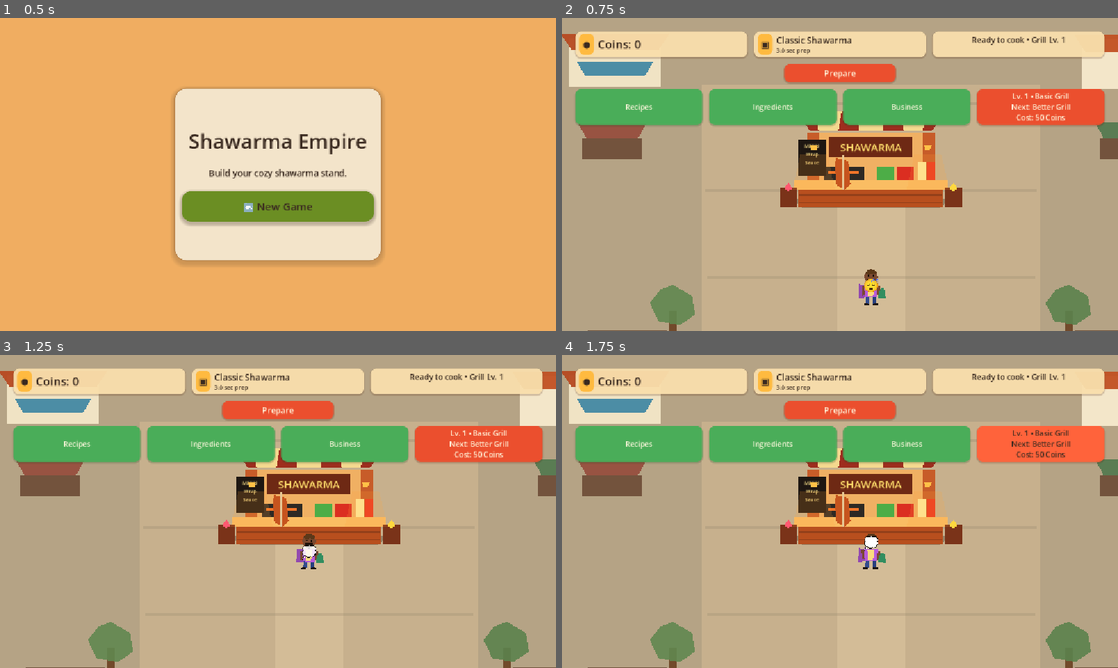
Above: before the commit, frames 1-4 (two rows, left to right).
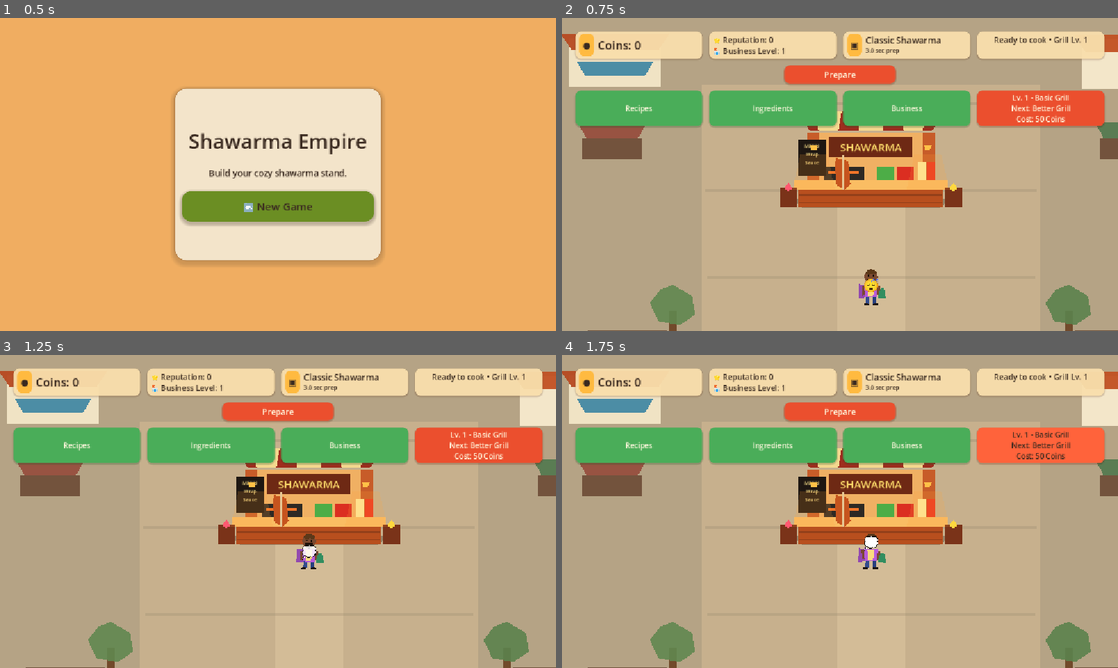
Above: after the commit, the same moments.

Repository: pyto159/ShawarmaEmpire
Game: Godot game, scene res://Scenes/MainMenu.tscn
Same seed, same stepped clock (60 frames per second), same inputs: the game is played once before the commit and once after it.
Inputs:
- Up to frame 1 (0.5 s): no input
- Up to frame 2 (0.75 s): click "🆕 New Game" at 0.5 s
- Up to frame 3 (1.25 s): no input
- Up to frame 4 (1.75 s): click "Lv. 1 • Basic Grill Next: Bet…" at 1.25 s

Frame 1 is identical in both runs. In frame 2, 4.8% of the frame differs, in the area x 2-98%, y 4-36%; in frame 3, 4.8%; in frame 4, 4.8%.

Commit message:
Add business reputation progression

Diff:
--- a/shawarma-empire/Managers/GameManager.gd
+++ b/shawarma-empire/Managers/GameManager.gd
@@ -15,6 +15,8 @@
 const SAVE_KEY_UNLOCKED_RECIPES: String = "unlocked_recipes"
 const SAVE_KEY_UNLOCKED_INGREDIENTS: String = "unlocked_ingredients"
 const SAVE_KEY_PURCHASED_KIOSK_UPGRADES: String = "purchased_kiosk_upgrades"
+const SAVE_KEY_REPUTATION: String = "reputation"
+const SAVE_KEY_BUSINESS_LEVEL: String = "business_level"
 const SAVE_KEY_GAME_VERSION: String = "game_version"
 const GAME_VERSION: String = "0.8.0"
 const FAVORITE_RECIPE_REWARD_MULTIPLIER: float = 1.25
@@ -31,6 +33,7 @@
 	purchased_upgrade_ids.clear()
 	IngredientManager.reset_to_defaults()
 	KioskUpgradeManager.reset_to_defaults()
+	ReputationManager.reset_to_defaults()
 	set_grill_level(DEFAULT_GRILL_LEVEL)
 	recipes_changed.emit()
 
@@ -150,6 +153,8 @@
 		SAVE_KEY_UNLOCKED_RECIPES: _get_available_recipe_save_paths(),
 		SAVE_KEY_UNLOCKED_INGREDIENTS: IngredientManager.get_unlocked_ingredient_ids(),
 		SAVE_KEY_PURCHASED_KIOSK_UPGRADES: KioskUpgradeManager.get_save_data(),
+		SAVE_KEY_REPUTATION: ReputationManager.reputation,
+		SAVE_KEY_BUSINESS_LEVEL: ReputationManager.business_level,
 		SAVE_KEY_GAME_VERSION: GAME_VERSION,
 	}
 
@@ -161,6 +166,7 @@
 	_apply_purchased_upgrade_save_ids(save_data.get(SAVE_KEY_PURCHASED_UPGRADES, []))
 	IngredientManager.apply_unlocked_ingredient_ids(save_data.get(SAVE_KEY_UNLOCKED_INGREDIENTS, []))
 	KioskUpgradeManager.apply_save_data(save_data.get(SAVE_KEY_PURCHASED_KIOSK_UPGRADES, []))
+	ReputationManager.apply_save_data(save_data.get(SAVE_KEY_REPUTATION, ReputationManager.STARTING_REPUTATION), save_data.get(SAVE_KEY_BUSINESS_LEVEL, ReputationManager.STARTING_BUSINESS_LEVEL))
 	_apply_grill_level_save_data(save_data)
 
 
--- /dev/null
+++ b/shawarma-empire/Managers/ReputationManager.gd
@@ -0,0 +1,95 @@
+extends Node
+
+signal reputation_changed(reputation: int, business_level: int, amount_added: int)
+signal business_level_changed(business_level: int)
+
+const STARTING_REPUTATION: int = 0
+const STARTING_BUSINESS_LEVEL: int = 1
+const REPUTATION_PER_SERVED_CUSTOMER: int = 1
+const RARE_ORDER_REPUTATION_BONUS: int = 2
+const FAVORITE_RECIPE_REPUTATION_BONUS: int = 2
+const LEVEL_2_REPUTATION: int = 25
+const LEVEL_3_REPUTATION: int = 75
+const LEVEL_4_REPUTATION: int = 150
+const LEVEL_5_REPUTATION: int = 300
+const LEVEL_2_QUEUE_SLOT_BONUS: int = 1
+const LEVEL_3_RARE_ORDER_CHANCE_BONUS: float = 0.05
+const LEVEL_4_SPAWN_RATE_BONUS: float = 0.10
+const DEFAULT_QUEUE_SLOT_BONUS: int = 0
+const DEFAULT_RARE_ORDER_CHANCE_BONUS: float = 0.0
+const DEFAULT_SPAWN_RATE_MULTIPLIER: float = 1.0
+
+var reputation: int = STARTING_REPUTATION
+var business_level: int = STARTING_BUSINESS_LEVEL
+
+
+func reset_to_defaults() -> void:
+	reputation = STARTING_REPUTATION
+	business_level = STARTING_BUSINESS_LEVEL
+	reputation_changed.emit(reputation, business_level, 0)
+
+
+func add_reputation(amount: int) -> void:
+	if amount <= 0:
+		return
+
+	var previous_level: int = business_level
+	reputation += amount
+	business_level = get_business_level_for_reputation(reputation)
+	reputation_changed.emit(reputation, business_level, amount)
+	if business_level > previous_level:
+		business_level_changed.emit(business_level)
+	SaveManager.queue_save_game()
+
+
+func add_order_reputation(order: Order, customer: Customer) -> int:
+	if order == null:
+		return 0
+
+	var amount: int = REPUTATION_PER_SERVED_CUSTOMER
+	if order.is_rare:
+		amount += RARE_ORDER_REPUTATION_BONUS
+	if customer != null and customer.is_favorite_order(order):
+		amount += FAVORITE_RECIPE_REPUTATION_BONUS
+	add_reputation(amount)
+	return amount
+
+
+func apply_save_data(saved_reputation: Variant, _saved_business_level: Variant) -> void:
+	reputation = max(int(saved_reputation), STARTING_REPUTATION)
+	business_level = get_business_level_for_reputation(reputation)
+	reputation_changed.emit(reputation, business_level, 0)
+
+
+func get_business_level_for_reputation(value: int) -> int:
+	if value >= LEVEL_5_REPUTATION:
+		return 5
+	if value >= LEVEL_4_REPUTATION:
+		return 4
+	if value >= LEVEL_3_REPUTATION:
+		return 3
+	if value >= LEVEL_2_REPUTATION:
+		return 2
+	return STARTING_BUSINESS_LEVEL
+
+
+func get_queue_slot_bonus() -> int:
+	if business_level >= 2:
+		return LEVEL_2_QUEUE_SLOT_BONUS
+	return DEFAULT_QUEUE_SLOT_BONUS
+
+
+func get_rare_order_chance_bonus() -> float:
+	if business_level >= 3:
+		return LEVEL_3_RARE_ORDER_CHANCE_BONUS
+	return DEFAULT_RARE_ORDER_CHANCE_BONUS
+
+
+func get_customer_spawn_rate_multiplier() -> float:
+	if business_level >= 4:
+		return DEFAULT_SPAWN_RATE_MULTIPLIER + LEVEL_4_SPAWN_RATE_BONUS
+	return DEFAULT_SPAWN_RATE_MULTIPLIER
+
+
+func has_future_content_hook() -> bool:
+	return business_level >= 5
--- a/shawarma-empire/Scenes/Main.gd
+++ b/shawarma-empire/Scenes/Main.gd
@@ -43,7 +43,7 @@
 		push_error("Main scene is missing a CustomerQueue reference.")
 		return
 
-	customer_queue.queue_capacity = queue_capacity
+	customer_queue.queue_capacity = _get_total_queue_capacity()
 	customer_queue.collect_child_queue_points()
 	if not customer_queue.reservation_created.is_connected(_on_queue_changed):
 		customer_queue.reservation_created.connect(_on_queue_changed)
@@ -85,6 +85,8 @@
 		GameManager.recipes_changed.connect(_on_recipes_changed)
 	if not KioskUpgradeManager.kiosk_upgrades_changed.is_connected(_on_kiosk_upgrades_changed):
 		KioskUpgradeManager.kiosk_upgrades_changed.connect(_on_kiosk_upgrades_changed)
+	if not ReputationManager.business_level_changed.is_connected(_on_business_level_changed):
+		ReputationManager.business_level_changed.connect(_on_business_level_changed)
 
 
 func _on_spawn_timer_timeout() -> void:
@@ -165,8 +167,22 @@
 	_apply_customer_patience_bonus()
 
 
+func _on_business_level_changed(_business_level: int) -> void:
+	_configure_customer_queue()
+	_update_spawn_timer_wait_time()
+	call_deferred("_try_spawn_customer")
+
+
 func _update_spawn_timer_wait_time() -> void:
-	_spawn_timer.wait_time = max(spawn_interval / KioskUpgradeManager.get_customer_spawn_rate_multiplier(), 0.1)
+	_spawn_timer.wait_time = max(spawn_interval / _get_total_spawn_rate_multiplier(), 0.1)
+
+
+func _get_total_spawn_rate_multiplier() -> float:
+	return KioskUpgradeManager.get_customer_spawn_rate_multiplier() * ReputationManager.get_customer_spawn_rate_multiplier()
+
+
+func _get_total_queue_capacity() -> int:
+	return queue_capacity + ReputationManager.get_queue_slot_bonus()
 
 
 func _apply_customer_patience_bonus() -> void:
@@ -227,7 +243,9 @@
 		var bonus_label: String = FAVORITE_FEEDBACK_TEXT if served_customer.is_favorite_order(order) else ""
 		game_hud.show_coin_feedback(earned_coins, bonus_label)
 		_show_floating_coin_feedback(served_customer.global_position, earned_coins)
-		SaveManager.queue_save_game()
+
+	ReputationManager.add_order_reputation(order, served_customer)
+	SaveManager.queue_save_game()
 
 	_update_active_customer()
 
--- a/shawarma-empire/Scenes/UI/GameHUD.tscn
+++ b/shawarma-empire/Scenes/UI/GameHUD.tscn
@@ -139,15 +139,16 @@
 text = "0"
 vertical_alignment = 1
 
-[node name="OrderPanel" type="PanelContainer" parent="Content/TopRow"]
-mouse_filter = 2
-unique_name_in_owner = true
-custom_minimum_size = Vector2(230, 44)
+
+[node name="ReputationPanel" type="PanelContainer" parent="Content/TopRow"]
+mouse_filter = 2
+unique_name_in_owner = true
+custom_minimum_size = Vector2(184, 44)
 layout_mode = 2
 size_flags_horizontal = 3
 theme_override_styles/panel = SubResource("StyleBoxFlat_panel")
 
-[node name="OrderMargin" type="MarginContainer" parent="Content/TopRow/OrderPanel"]
+[node name="ReputationMargin" type="MarginContainer" parent="Content/TopRow/ReputationPanel"]
 mouse_filter = 2
 layout_mode = 2
 theme_override_constants/margin_left = 8
@@ -155,52 +156,32 @@
 theme_override_constants/margin_right = 8
 theme_override_constants/margin_bottom = 5
 
-[node name="OrderRow" type="HBoxContainer" parent="Content/TopRow/OrderPanel/OrderMargin"]
-mouse_filter = 2
-layout_mode = 2
-theme_override_constants/separation = 8
-
-[node name="RecipeIcon" type="PanelContainer" parent="Content/TopRow/OrderPanel/OrderMargin/OrderRow"]
-mouse_filter = 2
-unique_name_in_owner = true
-custom_minimum_size = Vector2(30, 30)
-layout_mode = 2
-theme_override_styles/panel = SubResource("StyleBoxFlat_icon")
-
-[node name="RecipeIconLabel" type="Label" parent="Content/TopRow/OrderPanel/OrderMargin/OrderRow/RecipeIcon"]
-mouse_filter = 2
-layout_mode = 2
-text = "▣"
-horizontal_alignment = 1
-vertical_alignment = 1
-
-[node name="OrderText" type="VBoxContainer" parent="Content/TopRow/OrderPanel/OrderMargin/OrderRow"]
-mouse_filter = 2
-layout_mode = 2
-size_flags_horizontal = 3
+[node name="ReputationText" type="VBoxContainer" parent="Content/TopRow/ReputationPanel/ReputationMargin"]
+mouse_filter = 2
+layout_mode = 2
 theme_override_constants/separation = 0
 
-[node name="OrderLabel" type="Label" parent="Content/TopRow/OrderPanel/OrderMargin/OrderRow/OrderText"]
-mouse_filter = 2
-unique_name_in_owner = true
-layout_mode = 2
-text = "Waiting"
-
-[node name="OrderTimeLabel" type="Label" parent="Content/TopRow/OrderPanel/OrderMargin/OrderRow/OrderText"]
-mouse_filter = 2
-unique_name_in_owner = true
-layout_mode = 2
-text = "No active order"
-
-[node name="StatusPanel" type="PanelContainer" parent="Content/TopRow"]
-mouse_filter = 2
-unique_name_in_owner = true
-custom_minimum_size = Vector2(154, 44)
+[node name="ReputationLabel" type="Label" parent="Content/TopRow/ReputationPanel/ReputationMargin/ReputationText"]
+mouse_filter = 2
+unique_name_in_owner = true
+layout_mode = 2
+text = "⭐ Reputation: 0"
+
+[node name="BusinessLevelLabel" type="Label" parent="Content/TopRow/ReputationPanel/ReputationMargin/ReputationText"]
+mouse_filter = 2
+unique_name_in_owner = true
+layout_mode = 2
+text = "🏪 Business Level: 1"
+
+[node name="OrderPanel" type="PanelContainer" parent="Content/TopRow"]
+mouse_filter = 2
+unique_name_in_owner = true
+custom_minimum_size = Vector2(230, 44)
 layout_mode = 2
 size_flags_horizontal = 3
 theme_override_styles/panel = SubResource("StyleBoxFlat_panel")
 
-[node name="StatusMargin" type="MarginContainer" parent="Content/TopRow/StatusPanel"]
+[node name="OrderMargin" type="MarginContainer" parent="Content/TopRow/OrderPanel"]
 mouse_filter = 2
 layout_mode = 2
 theme_override_constants/margin_left = 8
@@ -208,6 +189,59 @@
 theme_override_constants/margin_right = 8
 theme_override_constants/margin_bottom = 5
 
+[node name="OrderRow" type="HBoxContainer" parent="Content/TopRow/OrderPanel/OrderMargin"]
+mouse_filter = 2
+layout_mode = 2
+theme_override_constants/separation = 8
+
+[node name="RecipeIcon" type="PanelContainer" parent="Content/TopRow/OrderPanel/OrderMargin/OrderRow"]
+mouse_filter = 2
+unique_name_in_owner = true
+custom_minimum_size = Vector2(30, 30)
+layout_mode = 2
+theme_override_styles/panel = SubResource("StyleBoxFlat_icon")
+
+[node name="RecipeIconLabel" type="Label" parent="Content/TopRow/OrderPanel/OrderMargin/OrderRow/RecipeIcon"]
+mouse_filter = 2
+layout_mode = 2
+text = "▣"
+horizontal_alignment = 1
+vertical_alignment = 1
+
+[node name="OrderText" type="VBoxContainer" parent="Content/TopRow/OrderPanel/OrderMargin/OrderRow"]
+mouse_filter = 2
+layout_mode = 2
+size_flags_horizontal = 3
+theme_override_constants/separation = 0
+
+[node name="OrderLabel" type="Label" parent="Content/TopRow/OrderPanel/OrderMargin/OrderRow/OrderText"]
+mouse_filter = 2
+unique_name_in_owner = true
+layout_mode = 2
+text = "Waiting"
+
+[node name="OrderTimeLabel" type="Label" parent="Content/TopRow/OrderPanel/OrderMargin/OrderRow/OrderText"]
+mouse_filter = 2
+unique_name_in_owner = true
+layout_mode = 2
+text = "No active order"
+
+[node name="StatusPanel" type="PanelContainer" parent="Content/TopRow"]
+mouse_filter = 2
+unique_name_in_owner = true
+custom_minimum_size = Vector2(154, 44)
+layout_mode = 2
+size_flags_horizontal = 3
+theme_override_styles/panel = SubResource("StyleBoxFlat_panel")
+
+[node name="StatusMargin" type="MarginContainer" parent="Content/TopRow/StatusPanel"]
+mouse_filter = 2
+layout_mode = 2
+theme_override_constants/margin_left = 8
+theme_override_constants/margin_top = 5
+theme_override_constants/margin_right = 8
+theme_override_constants/margin_bottom = 5
+
 [node name="StatusText" type="VBoxContainer" parent="Content/TopRow/StatusPanel/StatusMargin"]
 mouse_filter = 2
 layout_mode = 2
--- a/shawarma-empire/Scripts/Orders/OrderGenerator.gd
+++ b/shawarma-empire/Scripts/Orders/OrderGenerator.gd
@@ -20,7 +20,7 @@
 
 	var recipe_index: int = randi_range(0, recipe_options.size() - 1)
 	var selected_recipe: Recipe = recipe_options[recipe_index]
-	var rare_order_chance: float = DEFAULT_RARE_ORDER_CHANCE + KioskUpgradeManager.get_rare_order_chance_bonus()
+	var rare_order_chance: float = DEFAULT_RARE_ORDER_CHANCE + KioskUpgradeManager.get_rare_order_chance_bonus() + ReputationManager.get_rare_order_chance_bonus()
 	var is_rare_order: bool = randf() < rare_order_chance
 	var reward_multiplier: float = RARE_ORDER_REWARD_MULTIPLIER if is_rare_order else Order.DEFAULT_REWARD_MULTIPLIER
 	var bonus_label: String = RARE_ORDER_BONUS_LABEL if is_rare_order else Order.EMPTY_BONUS_LABEL
--- a/shawarma-empire/Scripts/UI/GameHUD.gd
+++ b/shawarma-empire/Scripts/UI/GameHUD.gd
@@ -33,10 +33,16 @@
 const UNLOCKED_TEXT: String = "Unlocked"
 const LOCKED_TEXT: String = "Locked"
 const RARE_ORDER_TEXT: String = "Rare Order!"
+const REPUTATION_FEEDBACK_PREFIX: String = "⭐ Reputation +"
+const BUSINESS_LEVEL_UP_TITLE: String = "🏆 Business Level Up!"
+const BUSINESS_LEVEL_PREFIX: String = "Level "
+const BUSINESS_LEVEL_FEEDBACK_SECONDS: float = 2.0
 
 @export var cooking_stand_path: NodePath
 @export var active_customer_path: NodePath
 @onready var coins_label: Label = %CoinsLabel
+@onready var reputation_label: Label = %ReputationLabel
+@onready var business_level_label: Label = %BusinessLevelLabel
 @onready var order_label: Label = %OrderLabel
 @onready var order_time_label: Label = %OrderTimeLabel
 @onready var prepare_button: Button = %PrepareButton
@@ -73,6 +79,8 @@
 	GameManager.currency_changed.connect(_on_currency_changed)
 	GameManager.upgrades_changed.connect(_on_upgrades_changed)
 	GameManager.grill_upgraded.connect(_on_grill_upgraded)
+	ReputationManager.reputation_changed.connect(_on_reputation_changed)
+	ReputationManager.business_level_changed.connect(_on_business_level_changed)
 	KioskUpgradeManager.kiosk_upgrades_changed.connect(_on_kiosk_upgrades_changed)
 	IngredientManager.ingredients_changed.connect(_on_ingredients_changed)
 	GameManager.recipes_changed.connect(_on_recipes_changed)
@@ -92,6 +100,10 @@
 		GameManager.upgrades_changed.disconnect(_on_upgrades_changed)
 	if GameManager.grill_upgraded.is_connected(_on_grill_upgraded):
 		GameManager.grill_upgraded.disconnect(_on_grill_upgraded)
+	if ReputationManager.reputation_changed.is_connected(_on_reputation_changed):
+		ReputationManager.reputation_changed.disconnect(_on_reputation_changed)
+	if ReputationManager.business_level_changed.is_connected(_on_business_level_changed):
+		ReputationManager.business_level_changed.disconnect(_on_business_level_changed)
 	if KioskUpgradeManager.kiosk_upgrades_changed.is_connected(_on_kiosk_upgrades_changed):
 		KioskUpgradeManager.kiosk_upgrades_changed.disconnect(_on_kiosk_upgrades_changed)
 	if IngredientManager.ingredients_changed.is_connected(_on_ingredients_changed):
@@ -120,6 +132,8 @@
 	add_theme_constant_override("margin_right", 14)
 	add_theme_constant_override("margin_bottom", 14)
 	coins_label.add_theme_font_size_override("font_size", 24)
+	reputation_label.add_theme_font_size_override("font_size", 16)
+	business_level_label.add_theme_font_size_override("font_size", 16)
 	order_label.add_theme_font_size_override("font_size", 18)
 	order_time_label.add_theme_font_size_override("font_size", 12)
 	cooking_status_label.add_theme_font_size_override("font_size", 16)
@@ -182,6 +196,8 @@
 
 func _update_display() -> void:
 	coins_label.text = CurrencyFormatter.format_coins(GameManager.coins)
+	reputation_label.text = "⭐ Reputation: %d" % ReputationManager.reputation
+	business_level_label.text = "🏪 Business Level: %d" % ReputationManager.business_level
 	order_label.text = _get_order_text()
 	order_time_label.text = _get_order_time_text()
 	prepare_button.text = _get_prepare_button_text()
@@ -202,6 +218,27 @@
 		coin_feedback_label.text += "\n" + bonus_label
 	coin_feedback_label.visible = true
 	coin_feedback_timer.start(FEEDBACK_VISIBLE_SECONDS)
+
+
+func show_reputation_feedback(amount: int) -> void:
+	if amount <= 0:
+		return
+
+	coin_feedback_label.text = REPUTATION_FEEDBACK_PREFIX + str(amount)
+	coin_feedback_label.visible = true
+	coin_feedback_label.modulate.a = 1.0
+	coin_feedback_label.position = _coin_feedback_base_position
+	_start_upgrade_feedback_animation()
+	coin_feedback_timer.start(FEEDBACK_VISIBLE_SECONDS)
+
+
+func show_business_level_feedback(level: int) -> void:
+	coin_feedback_label.text = "%s\n%s%d" % [BUSINESS_LEVEL_UP_TITLE, BUSINESS_LEVEL_PREFIX, level]
+	coin_feedback_label.visible = true
+	coin_feedback_label.modulate.a = 1.0
+	coin_feedback_label.position = _coin_feedback_base_position
+	_start_feedback_animation(BUSINESS_LEVEL_FEEDBACK_SECONDS)
+	coin_feedback_timer.start(BUSINESS_LEVEL_FEEDBACK_SECONDS)
 
 
 func show_upgrade_feedback(level: int, speed_improvement_percent: int) -> void:
@@ -229,11 +266,15 @@
 
 
 func _start_upgrade_feedback_animation() -> void:
+	_start_feedback_animation(UPGRADE_FEEDBACK_SECONDS)
+
+
+func _start_feedback_animation(duration_seconds: float) -> void:
 	_reset_feedback_animation()
 	_feedback_tween = create_tween()
 	_feedback_tween.set_parallel(true)
-	_feedback_tween.tween_property(coin_feedback_label, "position", _coin_feedback_base_position + Vector2.UP * UPGRADE_FEEDBACK_RISE_PIXELS, UPGRADE_FEEDBACK_SECONDS)
-	_feedback_tween.tween_property(coin_feedback_label, "modulate:a", 0.0, UPGRADE_FEEDBACK_FADE_SECONDS).set_delay(UPGRADE_FEEDBACK_SECONDS - UPGRADE_FEEDBACK_FADE_SECONDS)
+	_feedback_tween.tween_property(coin_feedback_label, "position", _coin_feedback_base_position + Vector2.UP * UPGRADE_FEEDBACK_RISE_PIXELS, duration_seconds)
+	_feedback_tween.tween_property(coin_feedback_label, "modulate:a", 0.0, UPGRADE_FEEDBACK_FADE_SECONDS).set_delay(duration_seconds - UPGRADE_FEEDBACK_FADE_SECONDS)
 
 
 func _create_progression_panels() -> void:
@@ -516,6 +557,16 @@
 	_business_panel.visible = not _business_panel.visible
 
 
+func _on_reputation_changed(_reputation: int, _business_level: int, amount_added: int) -> void:
+	_update_display()
+	show_reputation_feedback(amount_added)
+
+
+func _on_business_level_changed(business_level: int) -> void:
+	_update_display()
+	show_business_level_feedback(business_level)
+
+
 func _on_ingredient_purchase_pressed(ingredient_id: String) -> void:
 	AudioManager.play_button()
 	if IngredientManager.unlock_ingredient(ingredient_id):
--- a/shawarma-empire/project.godot
+++ b/shawarma-empire/project.godot
@@ -20,6 +20,7 @@
 GameManager="*res://Managers/GameManager.gd"
 IngredientManager="*res://Managers/IngredientManager.gd"
 KioskUpgradeManager="*res://Managers/KioskUpgradeManager.gd"
+ReputationManager="*res://Managers/ReputationManager.gd"
 SaveManager="*res://Managers/SaveManager.gd"
 SceneManager="*res://Managers/SceneManager.gd"
 AudioManager="*res://Managers/AudioManager.tscn"
Not shown, changed: Docs/BALANCE.md
Not shown, changed: Docs/GAME_DESIGN.md
Not shown, changed: Docs/TECHNICAL.md
